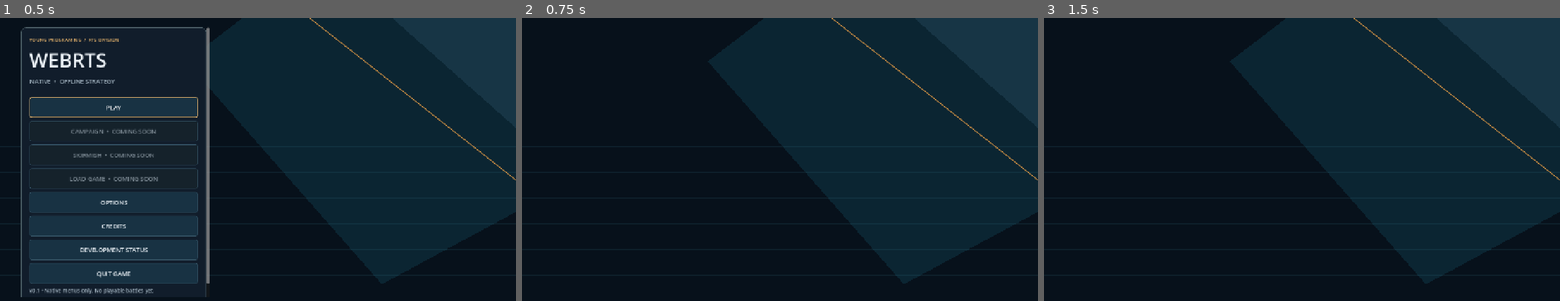
Above: before the commit, frames 1-3 (left to right).
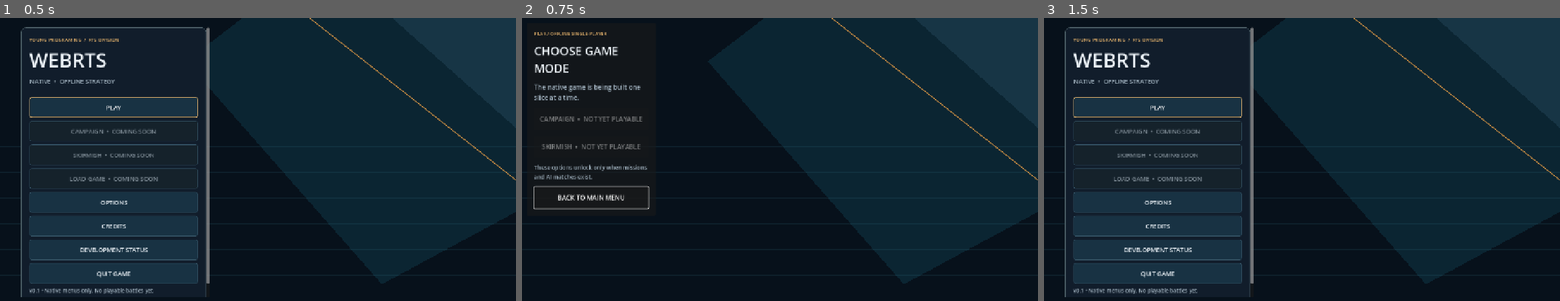
Above: after the commit, the same moments.

Repository: AlmightyTank/WebRTS-Native
Game: Godot game, scene res://scenes/AppRoot.tscn
Same seed, same stepped clock (60 frames per second), same inputs: the game is played once before the commit and once after it.
Inputs (mouse positions are in pixels of both pictures, inside the frame that each line leads up to):
- Up to frame 1 (0.5 s): no input
- Up to frame 2 (0.75 s): click "PLAY" at 0.5 s
- Up to frame 3 (1.5 s): click (1111, 196) at 1.25 s, where only the run after the commit has a clickable "BACK TO MAIN MENU"

Frame 1 is identical in both runs. In frame 2, 2.3% of the frame differs, in the area x 2-25%, y 5-68%; in frame 3, 15%, in the area x 4-41%, y 3-99%.

Commit message:
fix(native): focus lifecycle and input forwarding on routed menu screens

Diff:
--- a/scripts/info_screen.gd
+++ b/scripts/info_screen.gd
@@ -22,8 +22,6 @@
     for side in ["left", "right", "top", "bottom"]:
         margin.add_theme_constant_override("margin_" + side, 12)
 
-    var center := CenterContainer.new()
-    margin.add_child(center)
 
     var scroll := ScrollContainer.new()
     scroll.name = "ContentScroller"
@@ -32,10 +30,11 @@
     scroll.size_flags_horizontal = Control.SIZE_EXPAND_FILL
     scroll.size_flags_vertical = Control.SIZE_EXPAND_FILL
     scroll.horizontal_scroll_mode = ScrollContainer.SCROLL_MODE_DISABLED
-    center.add_child(scroll)
+    margin.add_child(scroll)
 
     var panel := PanelContainer.new()
     panel.custom_minimum_size.x = 320.0
+    panel.size_flags_horizontal = Control.SIZE_SHRINK_CENTER
     scroll.add_child(panel)
 
     var inset := MarginContainer.new()
@@ -83,7 +82,7 @@
     back.focus_mode = Control.FOCUS_ALL
     back.pressed.connect(_on_back)
     box.add_child(back)
-    back.grab_focus.call_deferred()
+    back.grab_focus()
 
 
 func _add_disabled(box: VBoxContainer, node_name: String, title: String) -> void:
--- a/scripts/main_menu.gd
+++ b/scripts/main_menu.gd
@@ -21,7 +21,7 @@
     # Explicit initial focus permits keyboard-only activation without a mouse.
     var first := find_child("PlayButton", true, false) as Button
     if first != null:
-        first.grab_focus.call_deferred()
+        first.grab_focus()
 
 
 func _build_menu() -> void:
--- a/tests/menu_input.gd
+++ b/tests/menu_input.gd
@@ -23,6 +23,9 @@
 
 
 func _click_mouse(target: Button) -> void:
+    if target == null:
+        _check(false, "mouse target exists")
+        return
     var pos: Vector2 = target.get_global_rect().get_center()
     for down in [true, false]:
         var event := InputEventMouseButton.new()
@@ -34,13 +37,16 @@
 
 
 func _tap_touch(target: Button) -> void:
+    if target == null:
+        _check(false, "touch target exists")
+        return
     var pos: Vector2 = target.get_global_rect().get_center()
     for down in [true, false]:
         var event := InputEventScreenTouch.new()
         event.index = 0
         event.position = pos
         event.pressed = down
-        get_viewport().push_input(event, true)
+        Input.parse_input_event(event)
 
 
 func _key(code: Key) -> void:
@@ -91,15 +97,21 @@
     _click_mouse(options)
     await get_tree().process_frame
     _check(SceneRouter.current_route() == &"options", "mouse click opens Options")
-    _click_mouse(_button("BackButton"))
+    var back_options := _button("BackButton")
+    if back_options != null:
+        print("DEBUG: Options back rect=", back_options.get_global_rect(), " viewport=", get_viewport().get_visible_rect())
+    _click_mouse(back_options)
+    await get_tree().process_frame
     await get_tree().process_frame
     _check(SceneRouter.current_route() == &"menu", "mouse click Back returns from Options")
 
     var credits := _button("CreditsButton")
     _tap_touch(credits)
     await get_tree().process_frame
+    await get_tree().process_frame
     _check(SceneRouter.current_route() == &"credits", "screen touch opens Credits")
     _tap_touch(_button("BackButton"))
+    await get_tree().process_frame
     await get_tree().process_frame
     _check(SceneRouter.current_route() == &"menu", "screen touch returns from Credits")
 
